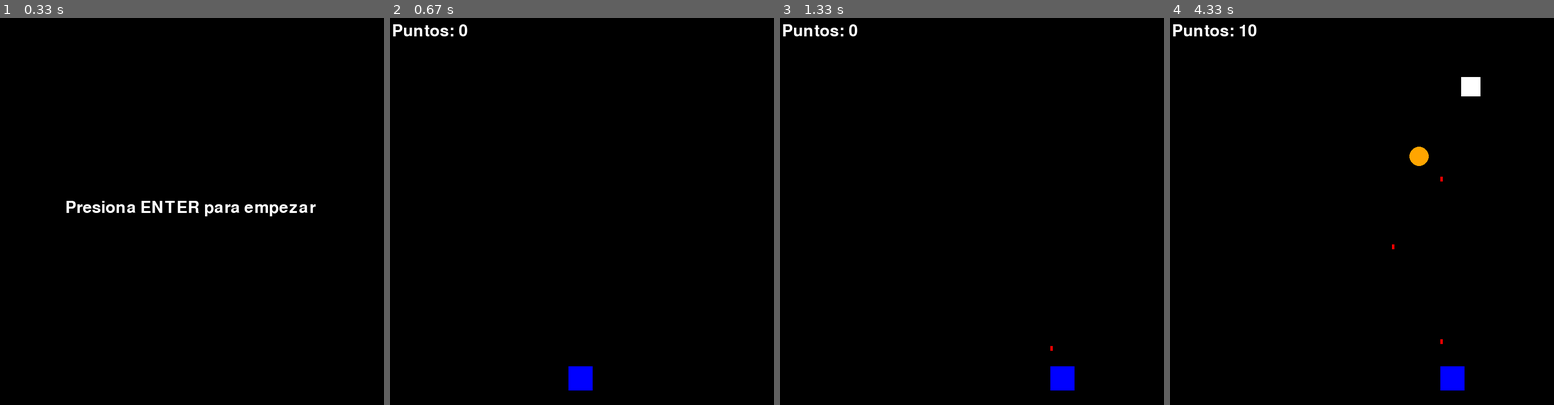
Above: before the commit, frames 1-4 (left to right).
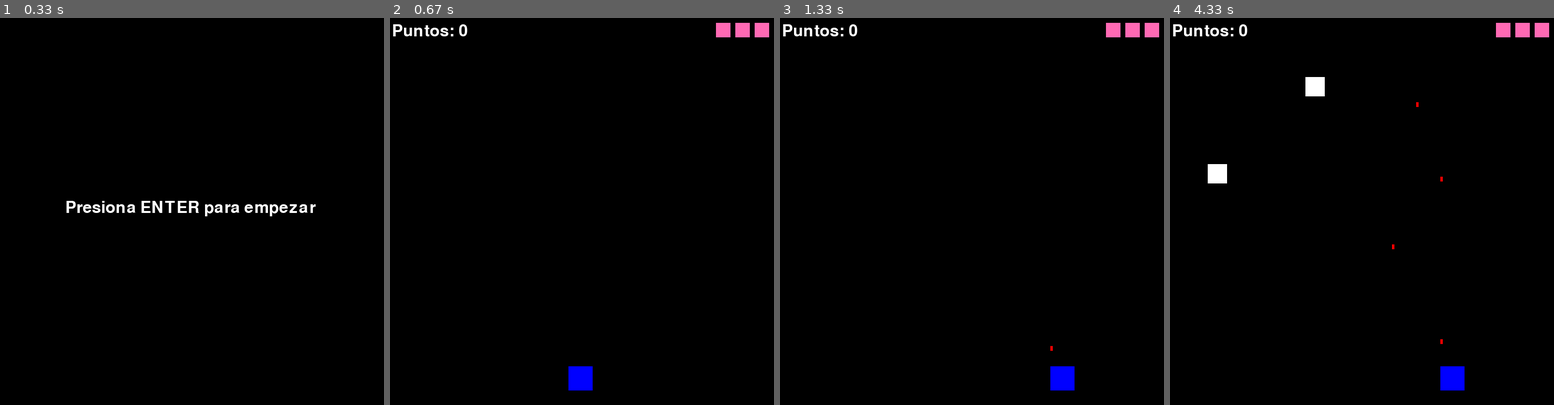
Above: after the commit, the same moments.

Repository: wilkin99/Juego_Pygame
Game: pygame game, started from Wilkin Gervacio Juego/Galatic War.py
Same seed, same stepped clock (60 frames per second), same inputs: the game is played once before the commit and once after it.
Inputs:
- Up to frame 1 (0.33 s): no input
- Up to frame 2 (0.67 s): tap Enter at 0.33 s
- Up to frame 3 (1.33 s): hold Right 0.67-1.13 s; hold Right from 1.17 s (still down); tap Space at 1.23 s
- Up to frame 4 (4.33 s): tap Space at 1.53, 1.73, 2.03, 2.3, 2.6, 2.73, 3.03, 3.4, 3.7, 3.9, 4.2 s; release Right at 1.63 s; hold Left 1.67-2.2 s; hold Left 2.23-2.63 s; hold Right 2.67-3.3 s; hold Left 3.33-3.8 s; hold Right 3.83-4.3 s

Frame 1 is identical in both runs. In frame 2, 0.4% of the frame differs, in the area x 84-99%, y 1-5%; in frame 3, 0.4%; in frame 4, 1.5%, in the area x 9-99%, y 1-43%.

Commit message:
Se agregó un contador de vidas para no perder de un solo disparo. También un enemigo especial que al morir da 50 puntos

Diff:
--- a/Wilkin Gervacio Juego/Galatic War.py
+++ b/Wilkin Gervacio Juego/Galatic War.py
@@ -26,9 +26,10 @@
 enemigos = []
 enemigo_tamaño = 40
 enemigo_velocidad = 2
+enemigo_velocidad_especial = 4  # Velocidad del enemigo especial
+probabilidad_especial = 0.1  # 10% de probabilidad de que un enemigo sea especial
 temporizador_spawn = 0
 SPAWN_TIEMPO = 90
-disparos_enemigos = []
 velocidad_disparo_enemigo = 4
 TIEMPO_DISPARO_ENEMIGO = 90
 
@@ -37,9 +38,10 @@
 velocidad_disparo = -7
 explosiones = []
 # Wilkins Ismael Gervacio Carpio 23-EISN-2-036
-# Puntuación
+# Puntuación y vidas
 puntos = 0
 PUNTOS_MAXIMOS = 250
+vidas = 3
 
 # Reloj
 clock = pygame.time.Clock()
@@ -56,7 +58,7 @@
 # Wilkins Ismael Gervacio Carpio 23-EISN-2-036
 def pantalla_perder():
     screen.fill((255, 0, 0))
-    texto = font.render("Presiona ENTER para reintentar", True, (0, 0, 0))
+    texto = font.render(f"¡Perdiste! Puntos: {puntos}", True, (0, 0, 0))
     screen.blit(texto, (ANCHO // 2 - texto.get_width() // 2, ALTO // 2 - 25))
     pygame.display.flip()
     pygame.time.delay(1000)
@@ -90,7 +92,7 @@
 # Wilkins Ismael Gervacio Carpio 23-EISN-2-036
 # Estado del juego
 def reiniciar_juego():
-    global jugador_x, jugador_y, jugador_cooldown, enemigos, disparos, disparos_enemigos, explosiones, temporizador_spawn, puntos, en_juego
+    global jugador_x, jugador_y, jugador_cooldown, enemigos, disparos, disparos_enemigos, explosiones, temporizador_spawn, puntos, vidas, en_juego
     jugador_x = ANCHO // 2 - jugador_tamaño // 2
     jugador_y = ALTO - 80
     jugador_cooldown = 0
@@ -100,6 +102,7 @@
     explosiones = []
     temporizador_spawn = 0
     puntos = 0
+    vidas = 3
     en_juego = True
 
 running = True
@@ -142,15 +145,24 @@
         # Mover enemigos
         temporizador_spawn += 1
         if temporizador_spawn >= SPAWN_TIEMPO:
-            enemigos.append([random.randint(0, ANCHO - enemigo_tamaño), 0, 0])
+            # Decidir si el enemigo es especial (probabilidad de 5%)
+            if random.random() < probabilidad_especial:
+                enemigos.append([random.randint(0, ANCHO - enemigo_tamaño), 0, 0, True])  # True indica que es especial
+            else:
+                enemigos.append([random.randint(0, ANCHO - enemigo_tamaño), 0, 0, False])  # False indica que es normal
             temporizador_spawn = 0
 # Wilkins Ismael Gervacio Carpio 23-EISN-2-036
         for enemigo in enemigos[:]:
-            enemigo[1] += enemigo_velocidad
+            enemigo[1] += enemigo_velocidad if not enemigo[3] else enemigo_velocidad_especial  # Velocidad especial si es el enemigo morado
             enemigo[2] += 1
-
-            pygame.draw.rect(screen, (255, 255, 255), (enemigo[0], enemigo[1], enemigo_tamaño, enemigo_tamaño))
-# Wilkins Ismael Gervacio Carpio 23-EISN-2-036
+        # Dibujar enemigos (en color morado si es especial)
+            if enemigo[3]:  # Si es el enemigo especial
+                pygame.draw.rect(screen, (128, 0, 128), (enemigo[0], enemigo[1], enemigo_tamaño, enemigo_tamaño))  # Morado
+            else:
+                pygame.draw.rect(screen, (255, 255, 255), (enemigo[0], enemigo[1], enemigo_tamaño, enemigo_tamaño))  # Blanco para los enemigos normales
+
+# Wilkins Ismael Gervacio Carpio 23-EISN-2-036
+    # Verificar colisiones con disparos
             distance = math.sqrt((enemigo[0] - jugador_x) ** 2 + (enemigo[1] - jugador_y) ** 2)
 
             if enemigo[2] >= TIEMPO_DISPARO_ENEMIGO and distance < DISTANCIA_MINIMA_ATACAR:
@@ -173,7 +185,10 @@
                     explosiones.append([enemigo[0], enemigo[1], 30])
                     enemigos.remove(enemigo)
                     disparos.remove(disparo)
-                    puntos += 10
+                    if enemigo[3]:  # Si el enemigo es especial
+                        puntos += 50  # 50 puntos por el enemigo morado
+                    else:
+                        puntos += 10  # 10 puntos por los enemigos normales
                     break
 
         # Mover balas de los enemigos
@@ -183,7 +198,10 @@
             if disparo_enemigo[1] > ALTO or disparo_enemigo[0] < 0 or disparo_enemigo[0] > ANCHO:
                 disparos_enemigos.remove(disparo_enemigo)
             elif jugador_x < disparo_enemigo[0] < jugador_x + jugador_tamaño and jugador_y < disparo_enemigo[1] < jugador_y + jugador_tamaño:
-                pantalla_perder()
+                vidas -= 1  # Restar una vida
+                disparos_enemigos.remove(disparo_enemigo)
+                if vidas <= 0:
+                    pantalla_perder()
 # Wilkins Ismael Gervacio Carpio 23-EISN-2-036
         # Dibujar jugador
         pygame.draw.rect(screen, (0, 0, 255), (jugador_x, jugador_y, jugador_tamaño, jugador_tamaño))
@@ -204,6 +222,10 @@
             if explosion[2] <= 0:
                 explosiones.remove(explosion)
 # Wilkins Ismael Gervacio Carpio 23-EISN-2-036
+        # Dibujar las vidas en la esquina superior derecha
+        for i in range(vidas):
+            pygame.draw.rect(screen, (255, 105, 180), (ANCHO - 40 * (i + 1), 10, 30, 30))  # Cuadros rosas
+
         # Mostrar puntos
         texto_puntos = font.render(f"Puntos: {puntos}", True, (255, 255, 255))
         screen.blit(texto_puntos, (10, 10))
